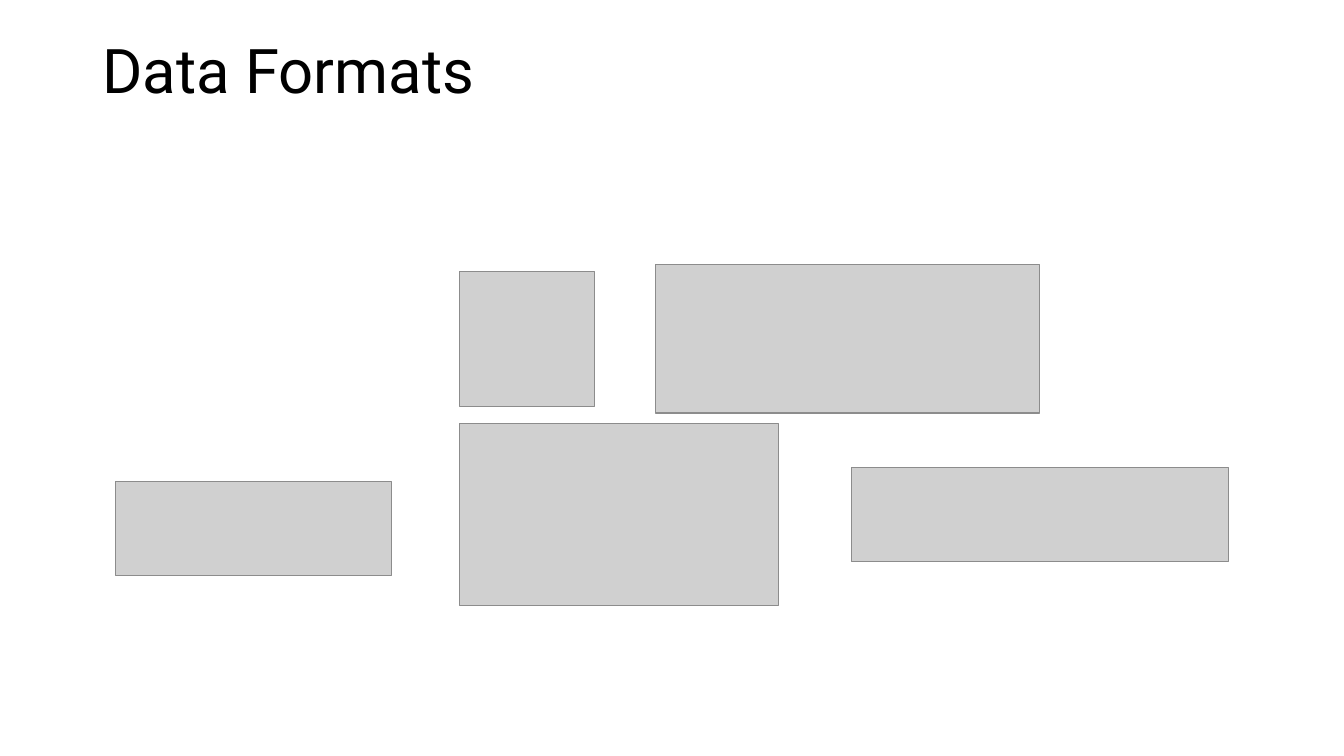
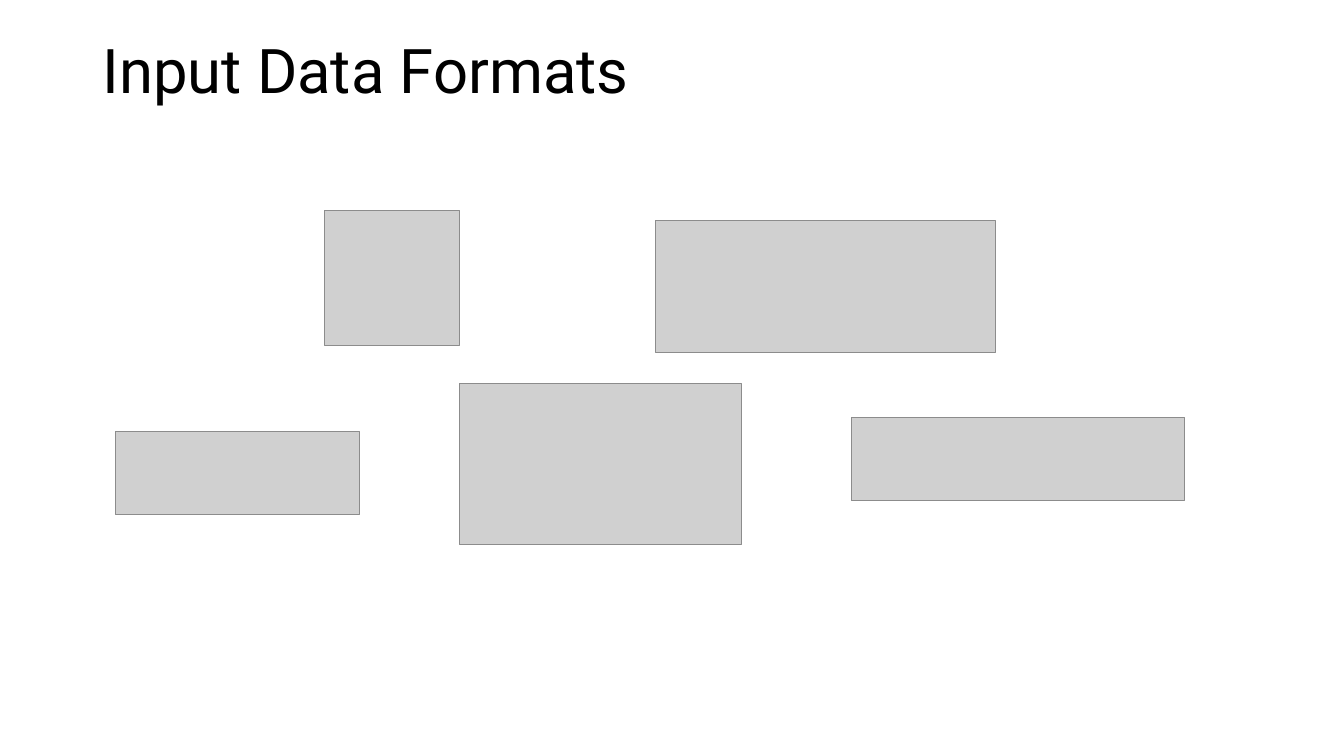
Before and after one commit to codinguncut/devfest-bigquery, a slide deck: slide 4 of 2019-11-28 - GDG Cork DevFest - Google BigQuery.pptx (slide 3 before the commit). Drawn at 1344x756 pixels with LibreOffice and Linux fonts; fonts in the diff are those of the drawing; grey boxes stand for pictures; background and template pictures are left out. Boxes give left, top, right and bottom in pixels: in the first picture for what was removed or moved away, otherwise in the second. Text is boxed around its words. In the diff, an @@ line names an element or a change of style, - is before the commit and + after.

```diff
--- a/2019-11-28 - GDG Cork DevFest - Google BigQuery.pptx
+++ b/2019-11-28 - GDG Cork DevFest - Google BigQuery.pptx
@@ title at [102, 49, 629, 106]: text changed @@
-Data Formats
+Input Data Formats
@@ picture: place and size @@
-picture at [460, 271, 595, 406]
+picture at [325, 211, 460, 346]
@@ picture: place and size @@
-picture at [656, 265, 1041, 413]
+picture at [656, 221, 996, 352]
@@ picture: place and size @@
-picture at [460, 423, 778, 606]
+picture at [460, 384, 742, 545]
@@ picture: place and size @@
-picture at [851, 468, 1228, 562]
+picture at [851, 417, 1185, 501]
@@ picture: place and size @@
-picture at [115, 482, 391, 576]
+picture at [115, 432, 359, 515]
```
Also in this commit, not shown: 6 other slides changed, 1 slide added, 1 slide removed, 2 other files.
